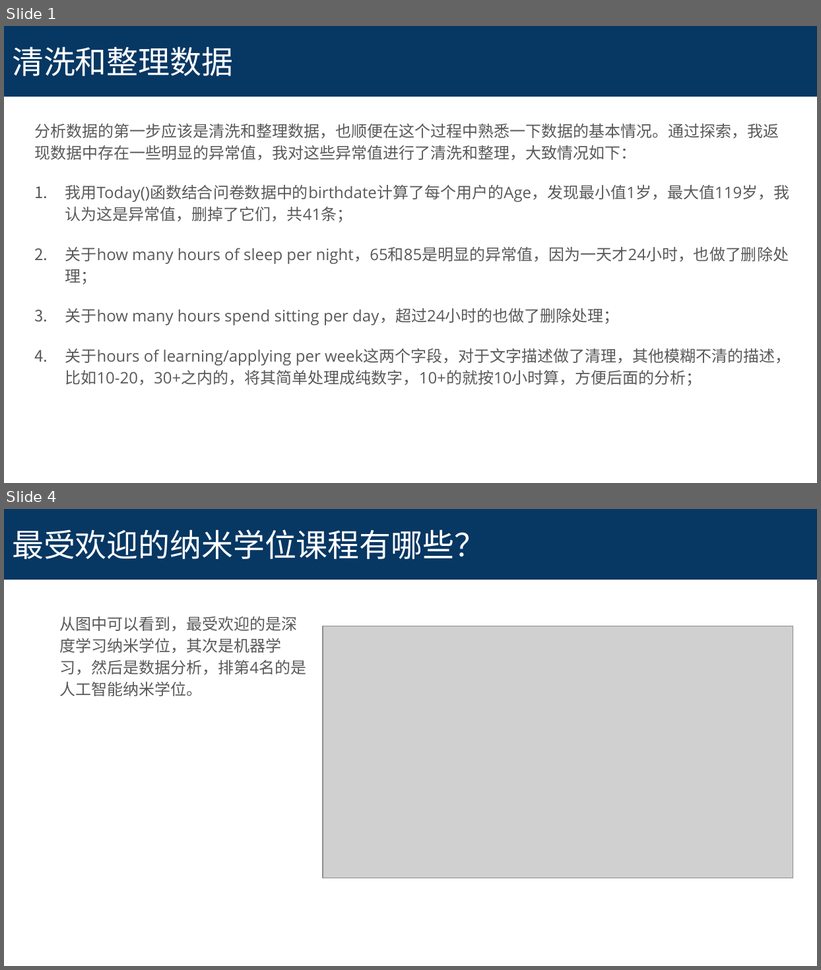
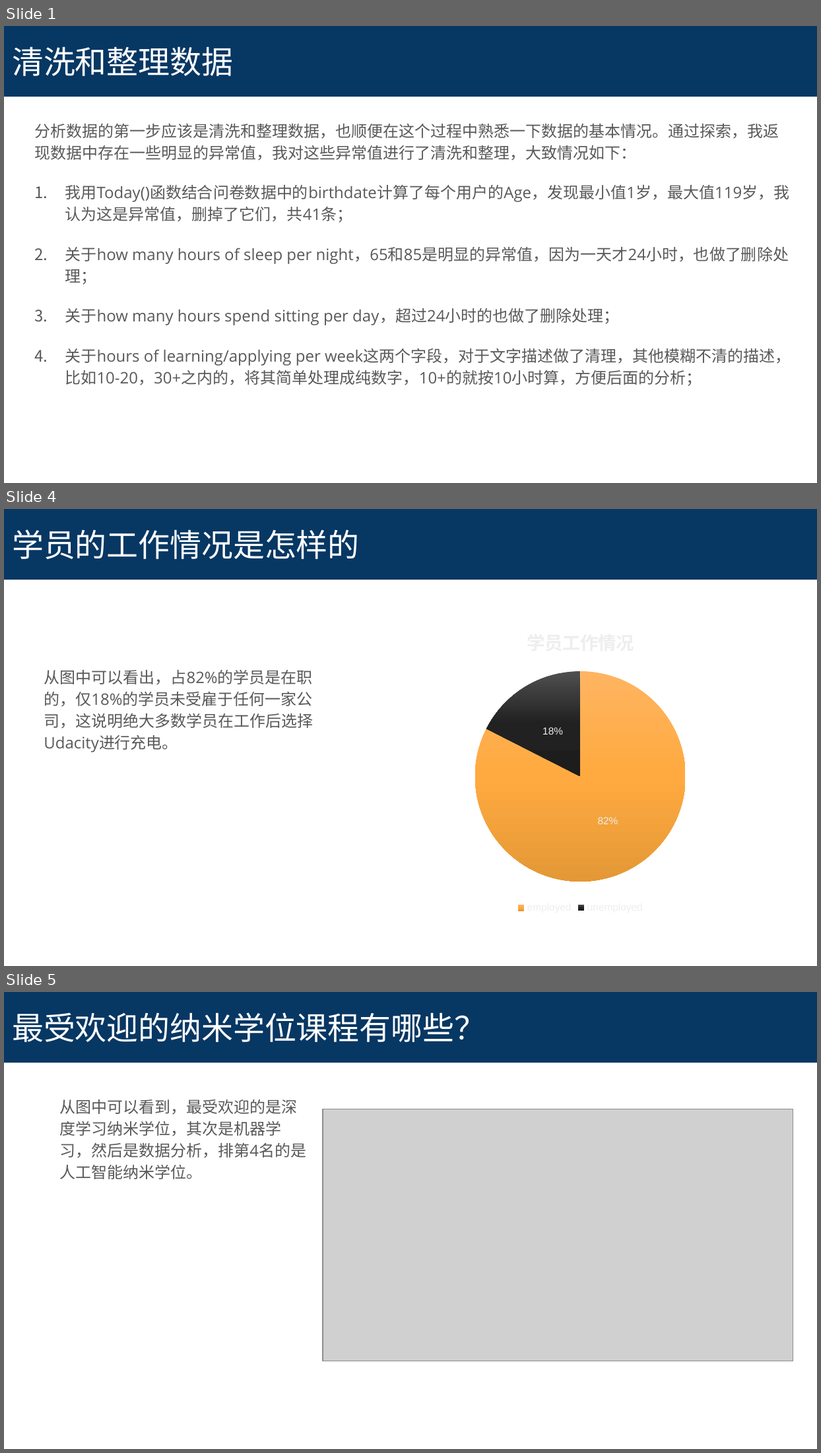
Before and after one commit to leesper/become-business-analyst, a slide deck: P2_AnalyzeSurveyData/survey-project-submission-template.pptx. Shown one above the other, each under a label of ours: slides 1 and 4 before the commit, slides 1, 4 and 5 after it; the slides between them are not shown. The pictures are 821x970 and 821x1453 pixels, drawn with LibreOffice and Linux fonts; fonts in the diff are those of the drawing; grey boxes stand for pictures. Boxes give left, top, right and bottom in pixels: in the first picture for what was removed or moved away, otherwise in the second. Text is boxed around its words. In the diff, an @@ line names an element or a change of style, - is before the commit and + after.

```diff
--- a/P2_AnalyzeSurveyData/survey-project-submission-template.pptx
+++ b/P2_AnalyzeSurveyData/survey-project-submission-template.pptx
@@ slide 4 added at (4,509,817,966), background #FFFFFF @@
@@ title added at (4,509,817,580), fill #073763, 28 pt, text #FFFFFF @@
+学员的工作情况是怎样的
@@ pie chart added at (389,614,771,918) @@
+title "学员工作情况 "
+categories: employed, unemployed
+Series 1: 82, 18
@@ text added at (36,657,343,855), fill #FFFFFF, outline #FFFFFF 0.75 pt, 14 pt, text #595959 @@
+从图中可以看出，占82%的学员是在职的，仅18%的学员未受雇于任何一家公司，这说明绝大多数学员在工作后选择Udacity进行充电。
@@ what was slide 4 is now slide 5 @@
```
Also in this commit, not shown: 2 slides changed, 2 other files.
